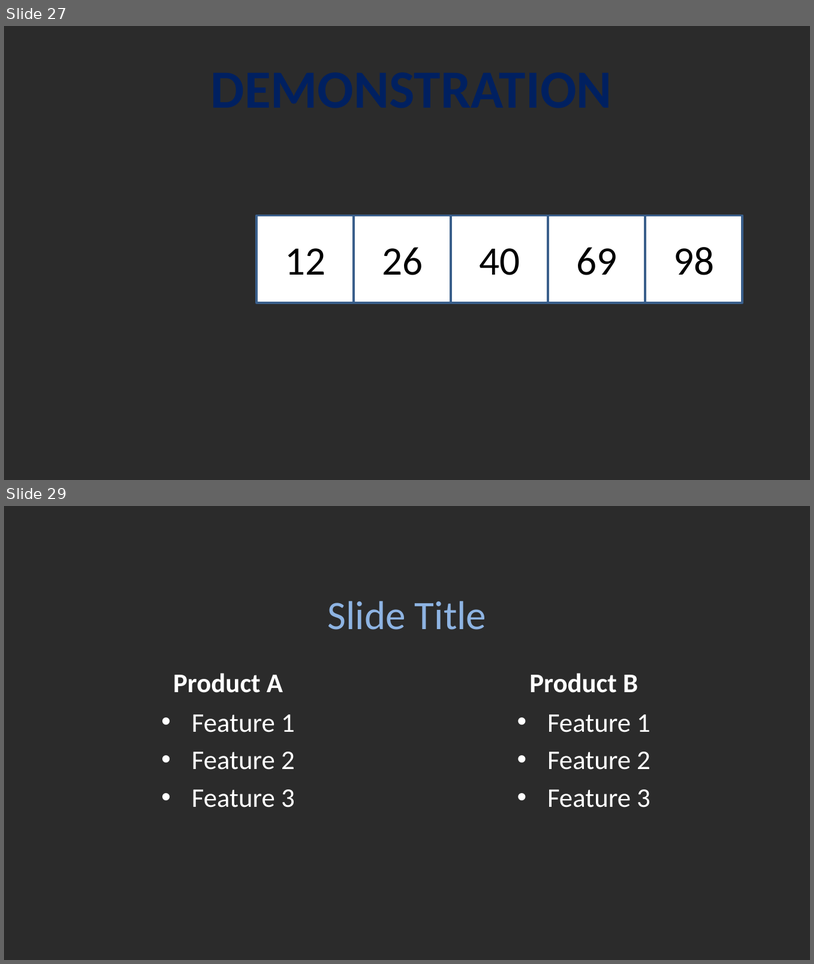
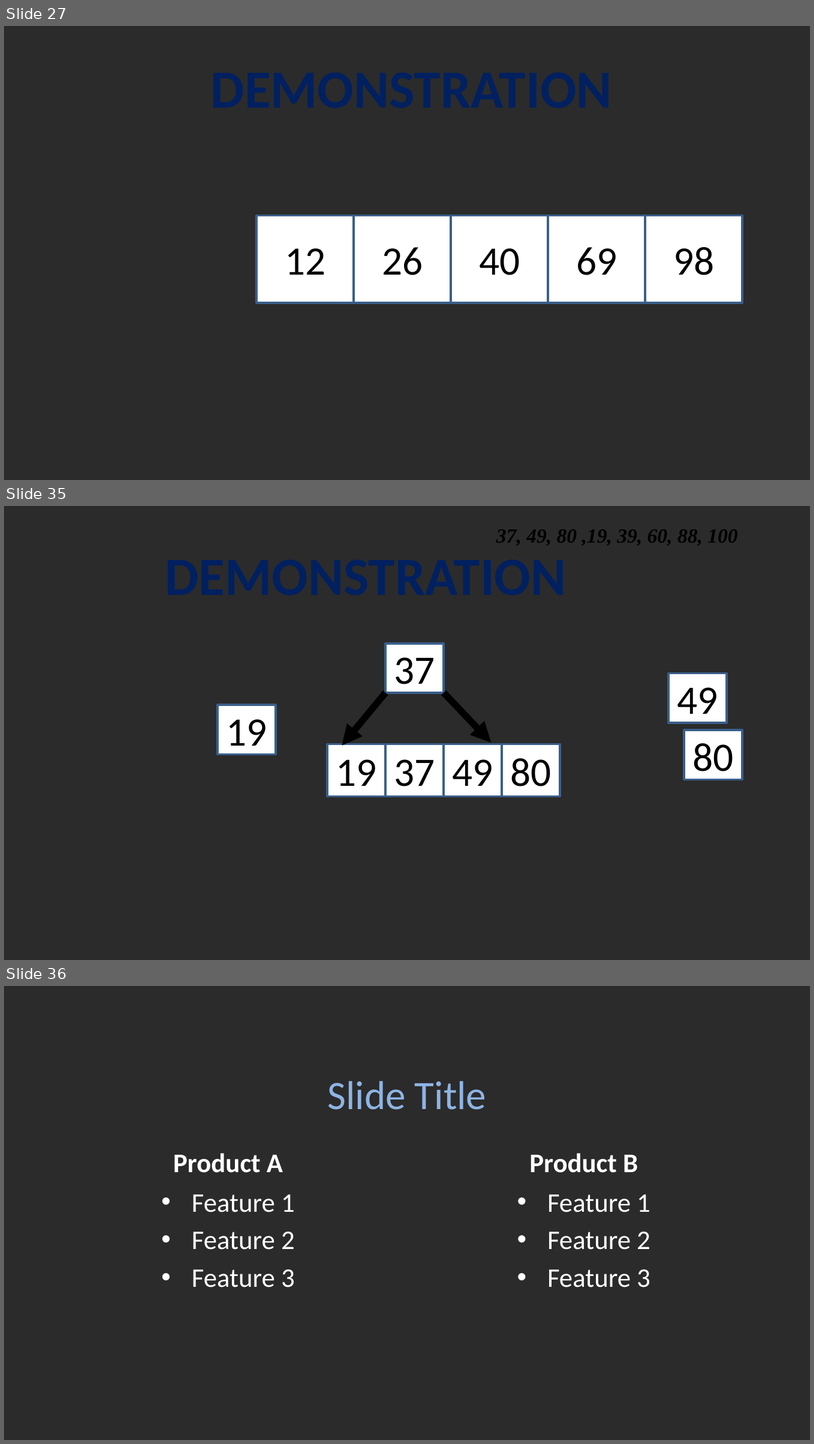
Before and after one commit to viettungvuong/Seminar, a slide deck: Seminar.pptx. Shown one above the other, each under a label of ours: slides 27 and 29 before the commit, slides 27, 35 and 36 after it; the slides between them are not shown. The pictures are 814x964 and 814x1444 pixels, drawn with LibreOffice and Linux fonts; fonts in the diff are those of the drawing; background and template pictures are left out; a plain dark background stands for a picture behind light text. Boxes give left, top, right and bottom in pixels: in the first picture for what was removed or moved away, otherwise in the second. Text is boxed around its words. In the diff, an @@ line names an element or a change of style, - is before the commit and + after.

```diff
--- a/Seminar.pptx
+++ b/Seminar.pptx
@@ slide 35 added at [4, 506, 810, 960], background picture (left out) @@
@@ text added at [497, 529, 738, 546], 18 pt, text #000000, bold, italic @@
+37, 49, 80 ,19, 39, 60, 88, 100
@@ title added at [165, 560, 566, 595], 48 pt, text #002060, bold @@
+DEMONSTRATION
@@ rectangle added at [386, 643, 443, 692], fill #FFFFFF, outline #3A5F8C 2 pt, 36 pt, text #000000 @@
+37
@@ rectangle added at [668, 673, 726, 722], fill #FFFFFF, outline #3A5F8C 2 pt, 36 pt, text #000000 @@
+49
@@ arrow added from (386, 692) to (342, 745), #000000 6 pt @@
@@ arrow added from (444, 692) to (491, 742), #000000 6 pt @@
@@ rectangle added at [218, 705, 276, 754], fill #FFFFFF, outline #3A5F8C 2 pt, 36 pt, text #000000 @@
+19
@@ rectangle added at [684, 730, 743, 780], fill #FFFFFF, outline #3A5F8C 2 pt, 36 pt, text #000000 @@
+80
@@ rectangle added at [327, 744, 386, 796], fill #FFFFFF, outline #3A5F8C 2 pt, 36 pt, text #000000 @@
+19
@@ rectangle added at [386, 744, 443, 796], fill #FFFFFF, outline #3A5F8C 2 pt, 36 pt, text #000000 @@
+37
@@ rectangle added at [444, 744, 503, 796], fill #FFFFFF, outline #3A5F8C 2 pt, 36 pt, text #000000 @@
+49
@@ rectangle added at [503, 744, 560, 796], fill #FFFFFF, outline #3A5F8C 2 pt, 36 pt, text #000000 @@
+80
@@ what was slide 29 is now slide 36 @@
```
Also in this commit, not shown: 7 other slides added, 1 slide removed, 1 other file.
